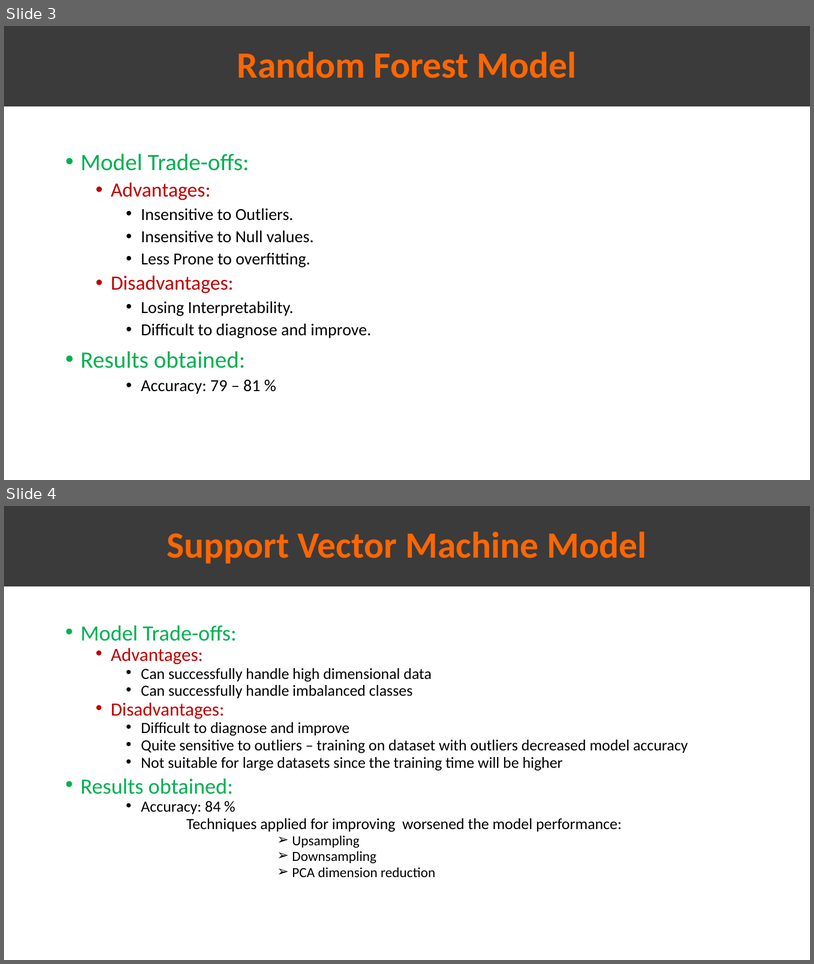
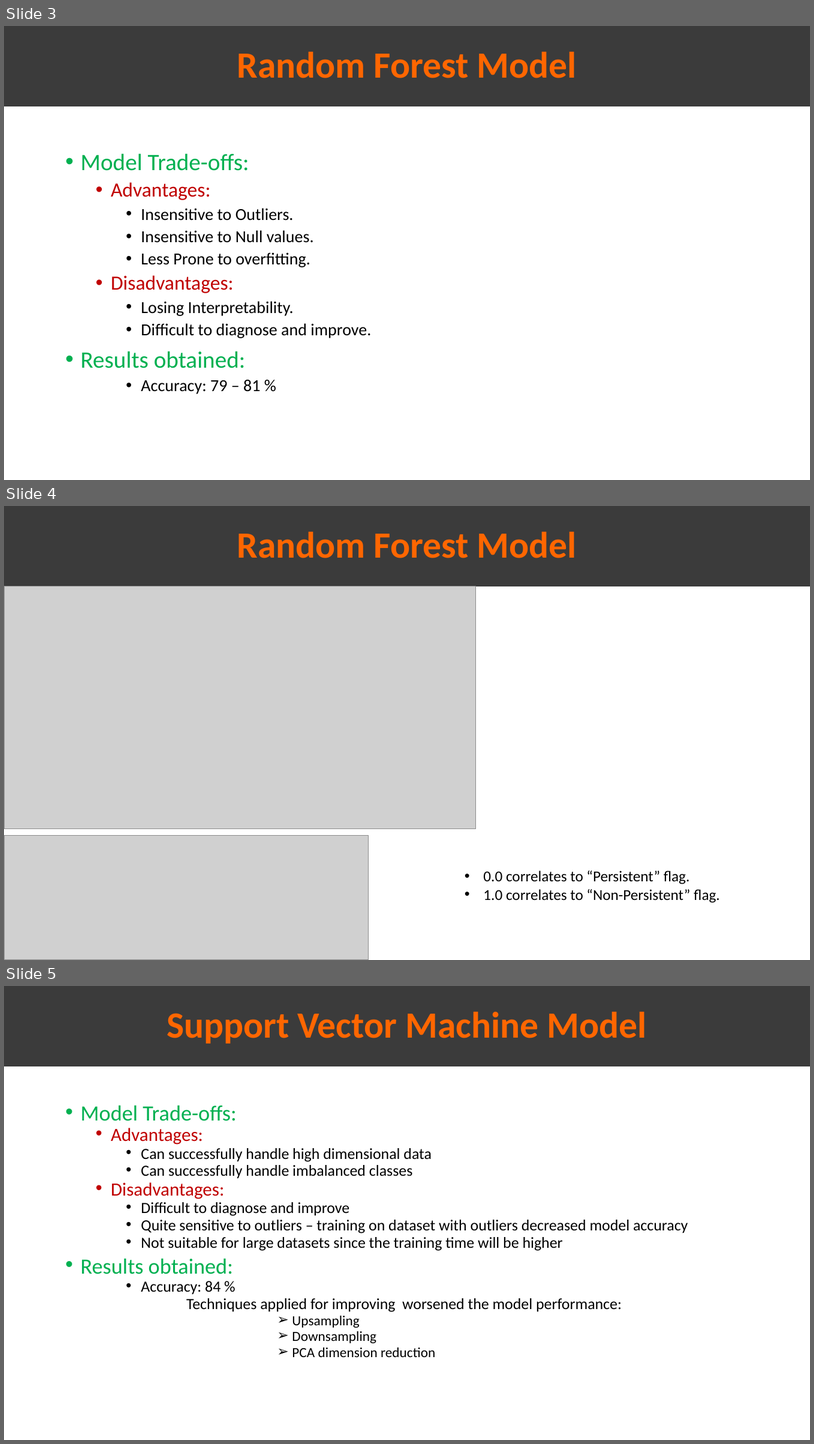
Before and after one commit to Omar-Safwat/HealthCare_project, a slide deck: Week_12/ML_model.pptx. Shown one above the other, each under a label of ours: slides 3 and 4 before the commit, slides 3, 4 and 5 after it. The pictures are 814x964 and 814x1444 pixels, drawn with LibreOffice and Linux fonts; fonts in the diff are those of the drawing; grey boxes stand for pictures. Boxes give left, top, right and bottom in pixels: in the first picture for what was removed or moved away, otherwise in the second. Text is boxed around its words. In the diff, an @@ line names an element or a change of style, - is before the commit and + after.

Commit message:
Added  missing metrics for RF model

```diff
--- a/Week_12/ML_model.pptx
+++ b/Week_12/ML_model.pptx
@@ slide 4 added at (4,506,810,960), background #FFFFFF @@
@@ rectangle added at (4,506,810,586), fill #3B3B3B, 44 pt, text #FF6600, bold @@
+Random Forest Model
@@ picture added at (4,586,476,829) @@
@@ picture added at (4,835,369,960) @@
@@ text added at (483,870,720,903), 18 pt, text #000000 @@
+• 0.0 correlates to “Persistent” flag.
+• 1.0 correlates to “Non-Persistent” flag.
@@ what was slide 4 is now slide 5 @@
```
